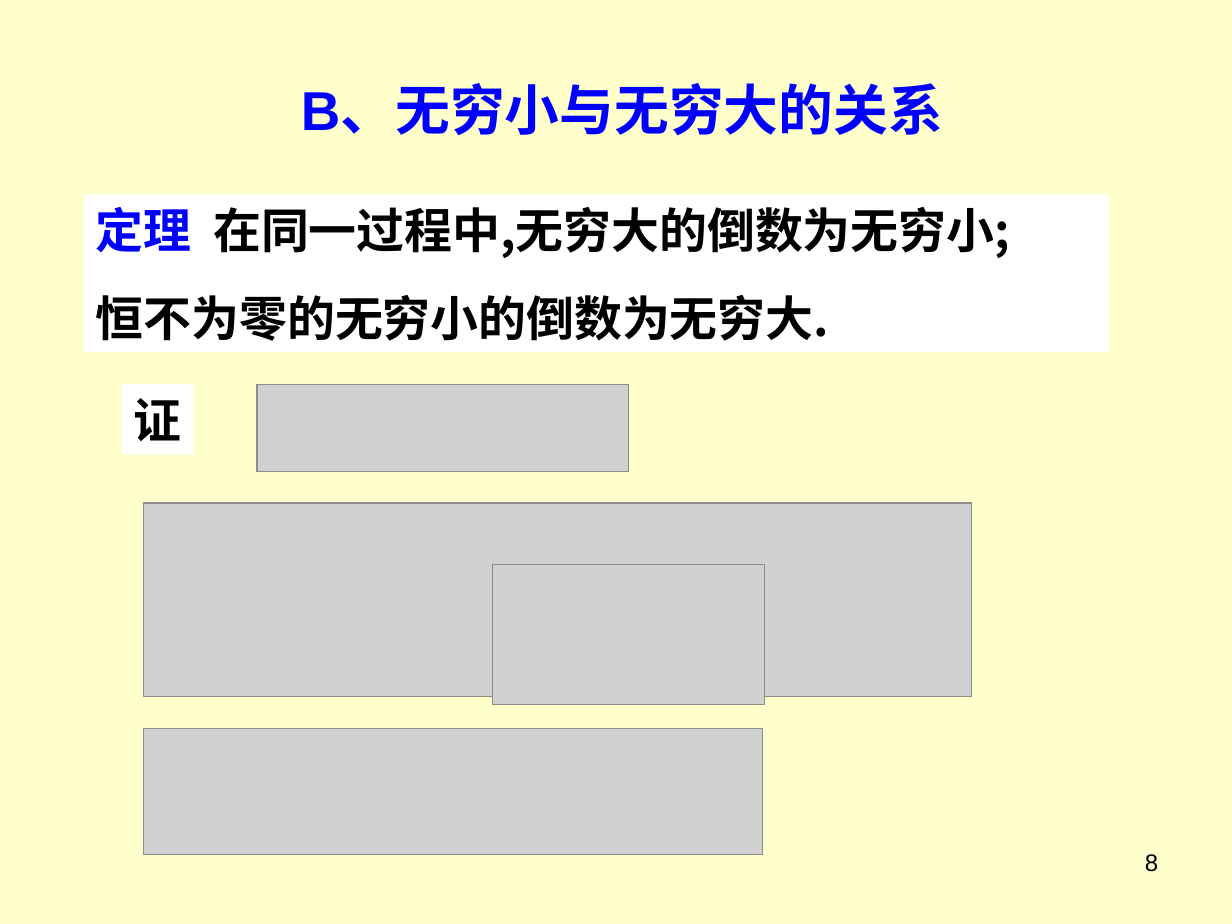
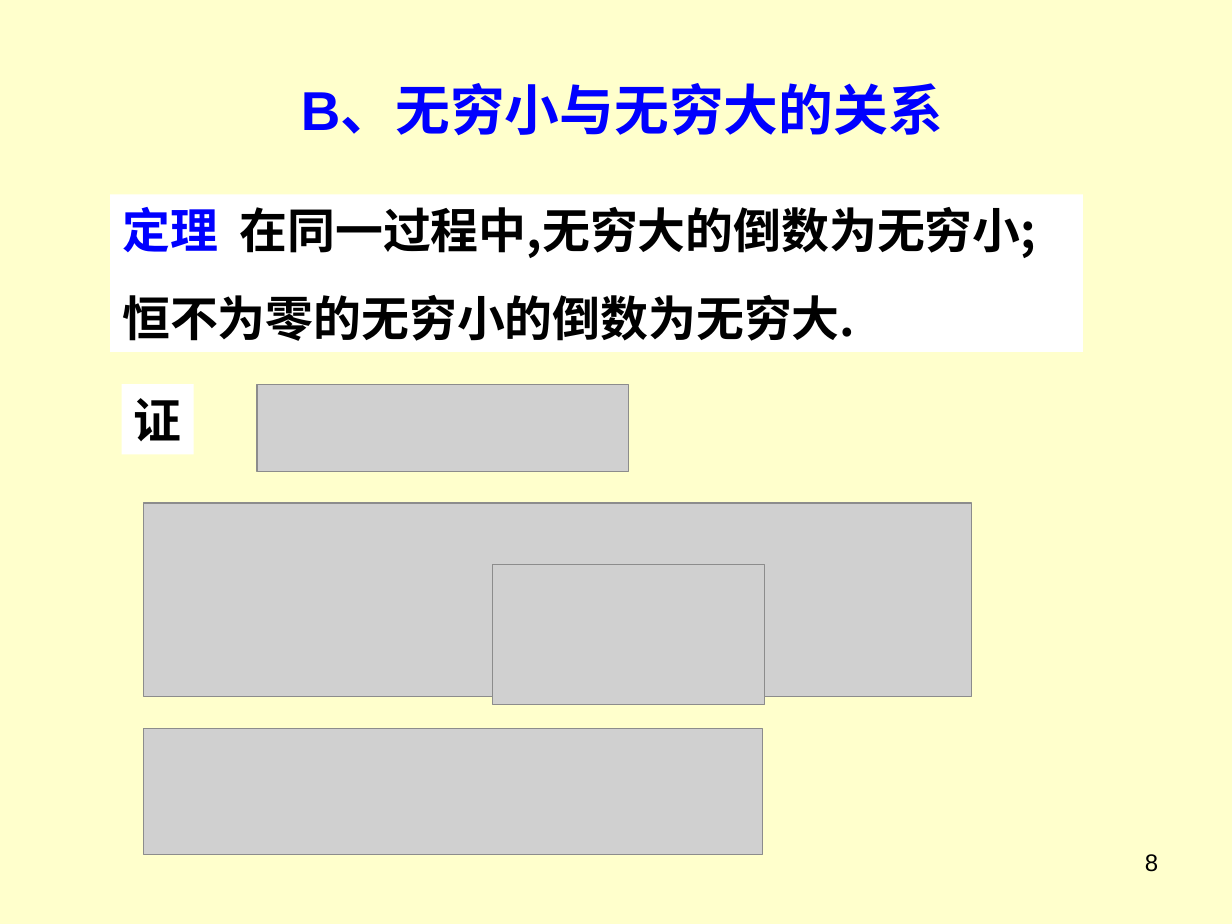
Before and after one commit to GreenDamTan/SCUT14MathGrade1FilesCollection, a slide deck: slide 8 of 数学分析/2-5 函数值趋于无穷远的情形.ppt. Drawn at 1232x924 pixels with LibreOffice and Linux fonts; fonts in the diff are those of the drawing; grey boxes stand for pictures. Boxes give left, top, right and bottom in pixels: in the first picture for what was removed or moved away, otherwise in the second. Text is boxed around its words. In the diff, an @@ line names an element or a change of style, - is before the commit and + after.

```diff
--- a/数学分析/2-5 函数值趋于无穷远的情形.ppt
+++ b/数学分析/2-5 函数值趋于无穷远的情形.ppt
@@ rectangle "定理 在同一过程中,无穷大的倒数为无穷小;": place and size @@
-rectangle "定理 在同一过程中,无穷大的倒数为无穷小;" at <box>84,195,1109,352</box>
+rectangle "定理 在同一过程中,无穷大的倒数为无穷小;" at <box>110,195,1083,352</box>
```
Also in this commit, not shown: 1 other slide changed, 2 other files.
